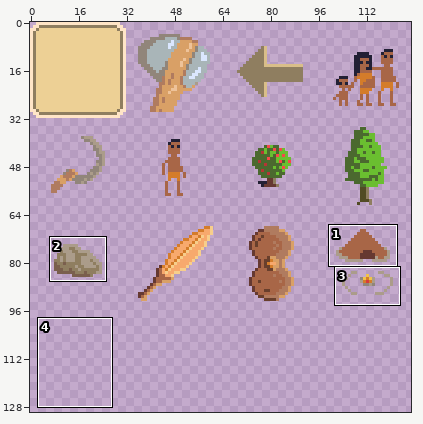
Two versions of one sprite sheet, Assets/Sprites/Buttons/Unit Buttons.png. The first picture is a wide view before the edit; the outline marks the close-up.
Close-up. As it was:
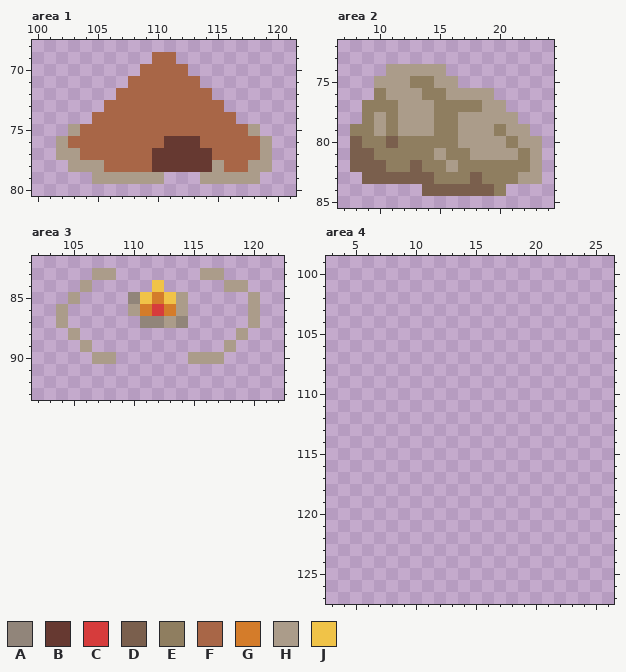
The file is 128x160 pixels. Shown: area 1: x 100..121, y 68..80; area 2: x 7..24, y 72..85; area 3: x 102..122, y 82..93; area 4: x 3..26, y 99..127. The wide view leaves out empty margins. The commit also changed other parts of the picture, which this record leaves out.
Palette (. is transparent): A #91857a  B #663931  C #d63c3c  D #7a5f4d  E #8f7e60  F #a86647  G #d47c2a  H #ab9c8a  J #f0c348
Now the later version:
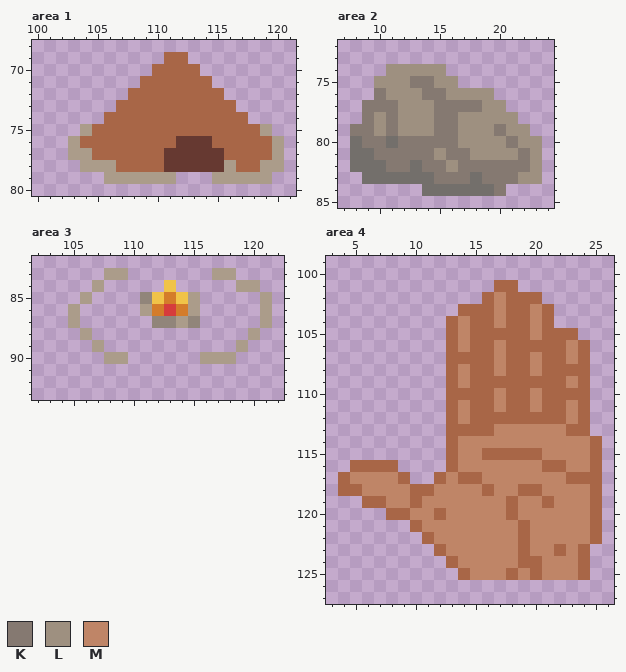
Colours new in this view: K #857971  L #9e9080  M #bf8567
Changes in this commit:
colour D: #7a5f4d -> #736f6b
Changed rows in their new state; - is a pixel that keeps its letter.
Area 1:
first column x 102:
69 --------.-F--------
70 -------.---F-------
71 ------.-----F------
72 -----.-------F-----
73 ----.---------F----
74 ---.-----------F---
75 -.H-------------FH-
76 .H-------F--B----FH
77 .-H-----F----B---FH
78 -.--H---F----BH-F-H
79 ---.-----H--.----H-
Area 2:
first column x 8:
74 ---LLLLL--------
75 --LLLKKLL-------
76 --KLLLKKLLLL----
77 -KKKLLLKKKKLL---
78 -KLKLLLKKLLLLL--
79 KKLKLLLKKLLLKLL-
80 -KK-KKKKKLLLLKLL
81 --KKKKKLKKLLLLKL
82 ---KK-KKLKKKKKKL
83 -------KKK-KKKLL
84 ------------K---
Area 3:
first column x 104:
83 ---.-H------.-H---
84 --.H----.J----.-H-
85 -.H---.AJGJH----.H
86 .H----.HGCGH----.H
87 .H-----.-AHA----.H
88 -.H------------.H-
89 --.H----------.H--
90 ---.-H-----.--H---
Area 4:
first column x 4:
101 -------------FF-------
102 ------------FMFFF-----
103 ----------FFFMFFMF----
104 ---------FMFFMFFMF----
105 ---------FMFFFFFMFFF--
106 ---------FMFFMFFFFFMF-
107 ---------FFFFMFFMFFMF-
108 ---------FMFFMFFMFFFF-
109 ---------FMFFFFFFFFMF-
110 ---------FFFFMFFMFFFF-
111 ---------FMFFMFFMFFMF-
112 ---------FMFFFFFFFFMF-
113 ---------FFFFMMMMMMFF-
114 ---------FMMMMMMMMMMMF
115 ---------FMMFFFFFMMMMF
116 -FFFF----FMMMMMMMFFMMF
117 FMMMMF--FMFFMMMMMMMFFF
118 FFMMMMFFMMMMFMMFFMMMMF
119 --FFMMFMMMMMMMFMMFMMMF
120 ----FFMMFMMMMMFMMMMMMF
121 ------FMMMMMMMMFMMMMMF
122 -------FMMMMMMMFMMMMMF
123 --------FMMMMMMFMMFMF-
124 ---------FMMMMMFFMMMF-
125 ----------FMMMFMFMMMF-
Pixel boxes of the changes (left, top, right, bottom) in both close-ups:
changed: (56, 52, 284, 184)
changed: (350, 64, 542, 196)
changed: (56, 268, 272, 364)
added: (338, 280, 602, 580)
